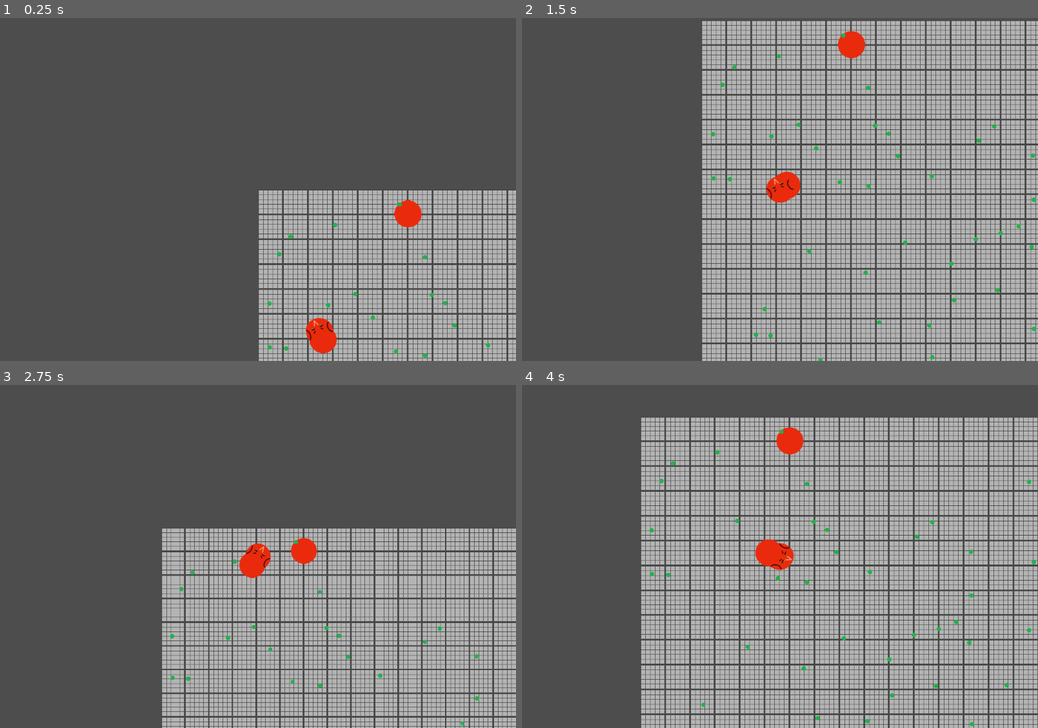
Above: before the commit, frames 1-4 (two rows, left to right).
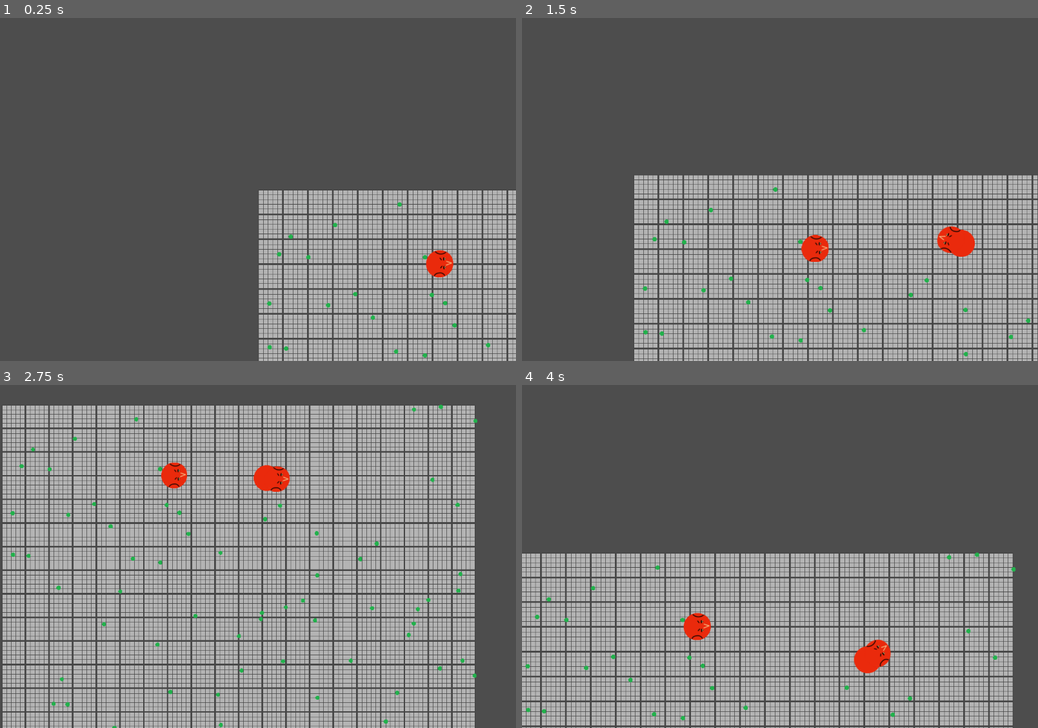
Above: after the commit, the same moments.

Repository: ficova174/SnakeEvolution
Game: Godot game, scene res://scenes/world.tscn
Two runs of this game, one before a commit and one after it. Both use one fixed random seed, a clock stepped at 60 frames per second and the inputs below.
Inputs (mouse positions are in pixels of both pictures, inside the frame that each line leads up to):
- Up to frame 1 (0.25 s): no input
- Up to frame 2 (1.5 s): move the mouse to (836, 319) at 0.52 s; hold D (right) 0.53-1.28 s; hold Space (dash) 0.53-1.28 s; click (836, 319) at 0.67 s; move the mouse to (774, 179) at 1.27 s; hold S (down) from 1.28 s (still down); click (774, 179) at 1.35 s
- Up to frame 3 (2.75 s): move the mouse to (309, 481) at 2.02 s; release S (down) at 2.03 s; hold D (right) from 2.03 s (still down); tap Mouse wheel up (zoom_in) at 2.1 s
- Up to frame 4 (4 s): move the mouse to (754, 625) at 2.77 s; release D (right) at 2.78 s; hold Up (up) 2.78-3.53 s; tap Mouse wheel down (zoom_out) at 2.85 s; click (754, 625) at 2.92 s; move the mouse to (934, 607) at 3.52 s; hold A (left) from 3.53 s (still down); hold Space (dash) from 3.53 s (still down)

The runs differ from the first frame. In frame 1, 1.2% of the frame differs, in the area x 59-88%, y 53-98%; in frame 2, 49%; in frame 3, 62%, in the area x 0-100%, y 5-100%; in frame 4, 52%.

Commit message:
simplified snake ready, working on agent scene, world starting with one agent and one player

Diff:
--- /dev/null
+++ b/agent.tscn
@@ -0,0 +1,18 @@
+[gd_scene format=3 uid="uid://4mmf8siiy5xv"]
+
+[ext_resource type="PackedScene" uid="uid://crtu12uxe0amb" path="res://scenes/snake.tscn" id="1_jv27j"]
+[ext_resource type="Script" uid="uid://bxjxejiccnjd8" path="res://scripts/agent/head.gd" id="2_dhb2b"]
+
+[node name="Agent" unique_id=974665004 instance=ExtResource("1_jv27j")]
+
+[node name="Head" parent="." index="0" unique_id=1346012267]
+script = ExtResource("2_dhb2b")
+number_rays = 10
+fov = 180.0
+
+[node name="RayCastContainer" type="Node2D" parent="Head" index="4" unique_id=45870609]
+
+[node name="RayCast2D" type="RayCast2D" parent="Head/RayCastContainer" index="0" unique_id=672272911]
+target_position = Vector2(300, 0)
+collision_mask = 14
+collide_with_areas = true
--- a/scenes/snake.tscn
+++ b/scenes/snake.tscn
@@ -49,3 +49,5 @@
 shape = SubResource("RectangleShape2D_i3pqv")
 
 [node name="BodyContainer" type="Node2D" parent="." unique_id=1920097329]
+
+[node name="BodySegment" parent="BodyContainer" unique_id=425876287 instance=ExtResource("3_qlg0r")]
--- a/scenes/world.tscn
+++ b/scenes/world.tscn
@@ -7,8 +7,8 @@
 [ext_resource type="Script" uid="uid://dkegfiknufng6" path="res://scripts/world/map.gd" id="2_fj7yv"]
 [ext_resource type="PackedScene" uid="uid://cx8sd0qdused0" path="res://scenes/small_food.tscn" id="2_i7141"]
 [ext_resource type="Script" uid="uid://btj35ppqpy6po" path="res://scripts/world/camera_world.gd" id="3_tlwt5"]
+[ext_resource type="PackedScene" uid="uid://4mmf8siiy5xv" path="res://agent.tscn" id="5_7r4gi"]
 [ext_resource type="PackedScene" uid="uid://ccshud3cvos5g" path="res://scenes/player.tscn" id="5_036b0"]
-[ext_resource type="PackedScene" uid="uid://csekubfxstp2" path="res://scenes/body_segment.tscn" id="6_qfnet"]
 
 [sub_resource type="WorldBoundaryShape2D" id="WorldBoundaryShape2D_qfnet"]
 
@@ -17,6 +17,8 @@
 food_counter = ExtResource("2_7r4gi")
 big_food_scene = ExtResource("2_4mrxx")
 small_food_scene = ExtResource("2_i7141")
+agent_scene = ExtResource("5_7r4gi")
+player_scene = ExtResource("5_036b0")
 
 [node name="MapSprite2D" type="Sprite2D" parent="." unique_id=944645621]
 texture_filter = 1
@@ -52,9 +54,4 @@
 rotation = 4.712389
 shape = SubResource("WorldBoundaryShape2D_qfnet")
 
-[node name="BodySegment" parent="." unique_id=138247407 instance=ExtResource("6_qfnet")]
-position = Vector2(349, 57)
-
-[node name="Player" parent="." unique_id=974665004 instance=ExtResource("5_036b0")]
-position = Vector2(147, 340)
-mass = 10
+[node name="SnakeContainer" type="Node2D" parent="." unique_id=1049815575]
--- /dev/null
+++ b/scripts/agent/head.gd
@@ -0,0 +1,17 @@
+extends Head
+
+
+@onready var raycast_container = $RayCastContainer
+@onready var raycasts: Array[RayCast2D] = [$RayCastContainer/RayCast2D]
+@export var number_rays: int = 10
+@export var fov: float = 180.0
+
+
+func _ready() -> void:
+	var raycast_template: RayCast2D = raycasts[0]
+	var angle_step: float = fov / float(number_rays - 1)
+	for i in range(number_rays):
+		var new_raycast: RayCast2D = raycast_template.duplicate()
+		new_raycast.rotation_degrees = -(fov / 2.0) + i * angle_step
+		raycast_container.add_child(new_raycast)
+		raycasts.append(new_raycast)
--- a/scripts/snake/head.gd
+++ b/scripts/snake/head.gd
@@ -3,10 +3,6 @@
 
 
 var acceleration: float
-var speed: float
+var speed: float = min_speed
 var min_speed: float
 var max_speed: float
-
-
-func _ready() -> void:
-	speed = min_speed
--- a/scripts/snake/snake.gd
+++ b/scripts/snake/snake.gd
@@ -3,7 +3,7 @@
 
 
 signal exit_snake(camera_center: Vector2, camera_zoom: Vector2)
-signal snake_died
+signal snake_died(snake: Snake)
 
 @export var food_counter: FoodCounter
 
@@ -14,12 +14,13 @@
 var speed: float
 @export var rotation_speed: float
 @export var segment_distance: float = 20.0
-var body_segments: Array[BodySegment]
+
+@onready var body_container: Node2D = $BodyContainer
+@onready var body_segments: Array[BodySegment] = [$BodyContainer/BodySegment]
 
 @onready var head: CharacterBody2D = $Head
 @onready var mouth: Area2D = $Head/Mouth
 @onready var camera: Camera2D = $Head/Camera2D
-@onready var body_container: Node2D = $BodyContainer
 
 
 func _ready() -> void:
@@ -27,19 +28,13 @@
 	head.max_speed = genome.max_speed
 	head.acceleration = genome.acceleration
 
+	head.input_event.connect(_on_head_clicked)
+	body_segments[0].input_event.connect(_on_body_clicked)
 	mouth.area_entered.connect(_on_mouth_area_entered)
 	mouth.body_entered.connect(_on_mouth_body_entered)
 
-	var body_segment: BodySegment = segment_scene.instantiate()
-	body_segment.position = head.position
-	body_container.add_child(body_segment)
-	body_segments.append(body_segment)
-
 	grow()
 	food_counter.increment(mass)
-
-	head.input_event.connect(_on_head_clicked)
-	body_segment.input_event.connect(_on_body_clicked)
 
 func _on_mouth_area_entered(area: Area2D) -> void:
 	if area is Food:
@@ -78,7 +73,7 @@
 func die() -> void:
 	if camera.is_current():
 		leave_snake()
-	snake_died.emit()
+	snake_died.emit(self)
 	queue_free()
 
 func _on_head_clicked(_viewport: Node, event: InputEvent, _shape_idx: int) -> void:
--- a/scripts/world/world.gd
+++ b/scripts/world/world.gd
@@ -6,22 +6,42 @@
 
 @onready var map = $MapSprite2D
 @onready var camera = $Camera2D
-@onready var player = $Player
 
 @export var food_counter: FoodCounter
 @export var big_food_scene: PackedScene
 @export var small_food_scene: PackedScene
+
+@onready var snake_container = $SnakeContainer
+@export var agent_scene: PackedScene
+@export var player_scene: PackedScene
 
 
 func _ready() -> void:
 	down_border.position = Vector2.DOWN * map.CELL_SIZE * map.height
 	right_border.position = Vector2.RIGHT * map.CELL_SIZE * map.width
 
-	player.exit_snake.connect(_on_exit_snake)
-	player.snake_died.connect(_on_snake_died)
-
 	food_counter.setMaxFoodMass(100)
 	spawn_small_food()
+
+	spawn_agent()
+	spawn_player()
+
+func spawn_agent() -> void:
+	var agent = agent_scene.instantiate()
+	spawn_snake(agent)
+
+func spawn_player() -> void:
+	var player = player_scene.instantiate()
+	spawn_snake(player)
+
+func spawn_snake(snake: Snake) -> void:
+	snake.position = Vector2(
+		randf_range(0.0, map.width * map.CELL_SIZE),
+		randf_range(0.0, map.height * map.CELL_SIZE)
+	)
+	snake.exit_snake.connect(_on_exit_snake)
+	snake.snake_died.connect(_on_snake_died)
+	snake_container.add_child(snake)
 
 func _on_exit_snake(camera_center: Vector2, camera_zoom: Vector2) -> void:
 	camera.position = camera_center
@@ -29,8 +49,8 @@
 	camera.make_current()
 	camera.reset_smoothing()
 
-func _on_snake_died() -> void:
-	for body_segment in player.body_segments:
+func _on_snake_died(snake: Snake) -> void:
+	for body_segment in snake.body_segments:
 		var big_food: Food = big_food_scene.instantiate()
 		big_food.position = body_segment.global_position
 		call_deferred("add_child", big_food)
Not shown, added: scripts/agent/head.gd.uid
